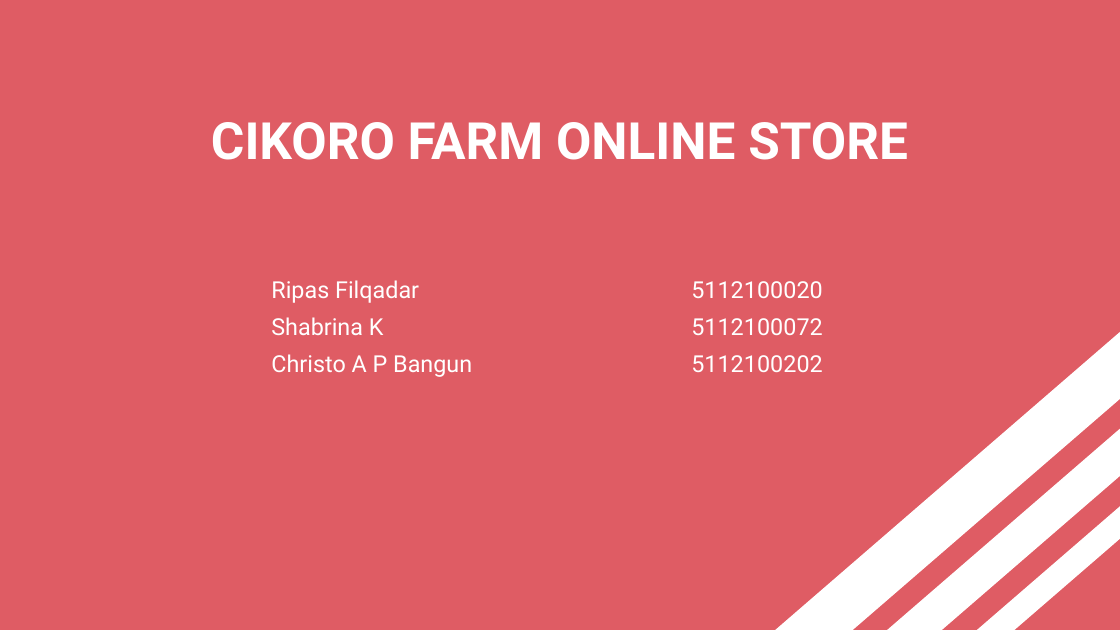
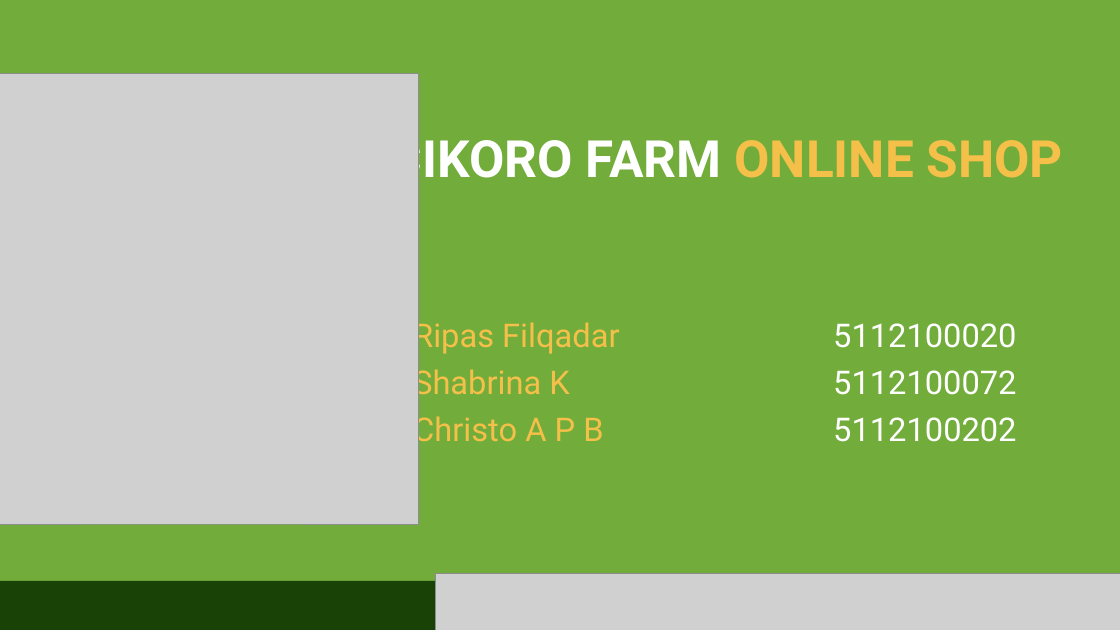
Before and after one commit to ripasfilqadar/mppl, a slide deck: slide 1 of buat demo/CikoroFarm.pptx. Drawn at 1120x630 pixels with LibreOffice and Linux fonts; fonts in the diff are those of the drawing; grey boxes stand for pictures. Boxes give left, top, right and bottom in pixels: in the first picture for what was removed or moved away, otherwise in the second. Text is boxed around its words. In the diff, an @@ line names an element or a change of style, - is before the commit and + after.

```diff
--- a/buat demo/CikoroFarm.pptx
+++ b/buat demo/CikoroFarm.pptx
@@ background #DF5C64 to #72AC3B @@
@@ picture added at (0, 73, 419, 524) @@
@@ title at (389, 129, 1063, 189): text changed @@
-CIKORO FARM ONLINE STORE
+CIKORO FARM ONLINE SHOP
@@ subtitle "Ripas Filqadar 5112100020": place and size @@
-subtitle "Ripas Filqadar 5112100020" at (271, 280, 822, 377)
+subtitle "Ripas Filqadar 5112100020" at (413, 317, 1016, 449)
@@ subtitle at (413, 317, 619, 402): size 20 to 28 pt in "Ripas Filqadar 5112100020", "Shabrina K 5112100072"; text colour #FFFFFF to #F4C049 in "Ripas Filqadar", "Shabrina K" @@
@@ rectangle removed at (766, 320, 1120, 630) @@
@@ subtitle at (413, 411, 1016, 449): text changed; size 20 to 28 pt; text colour #FFFFFF to #F4C049 @@
-Christo A P Bangun 5112100202
+Christo A P B 5112100202
@@ rectangle removed at (858, 399, 1120, 630) @@
@@ rectangle removed at (910, 443, 1120, 630) @@
@@ rectangle added at (0, 581, 453, 630), fill #194206 @@
@@ picture added at (436, 573, 1120, 630) @@
```
Also in this commit, not shown: 9 other slides changed, 6 slides added, 6 slides removed.
